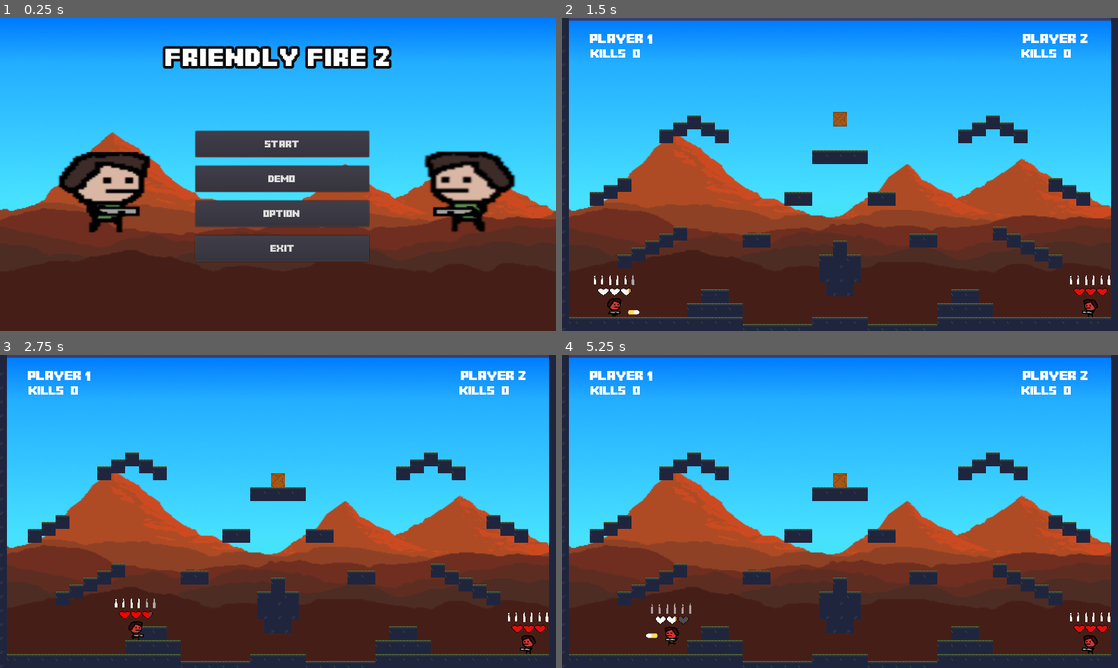
Above: before the commit, frames 1-4 (two rows, left to right).
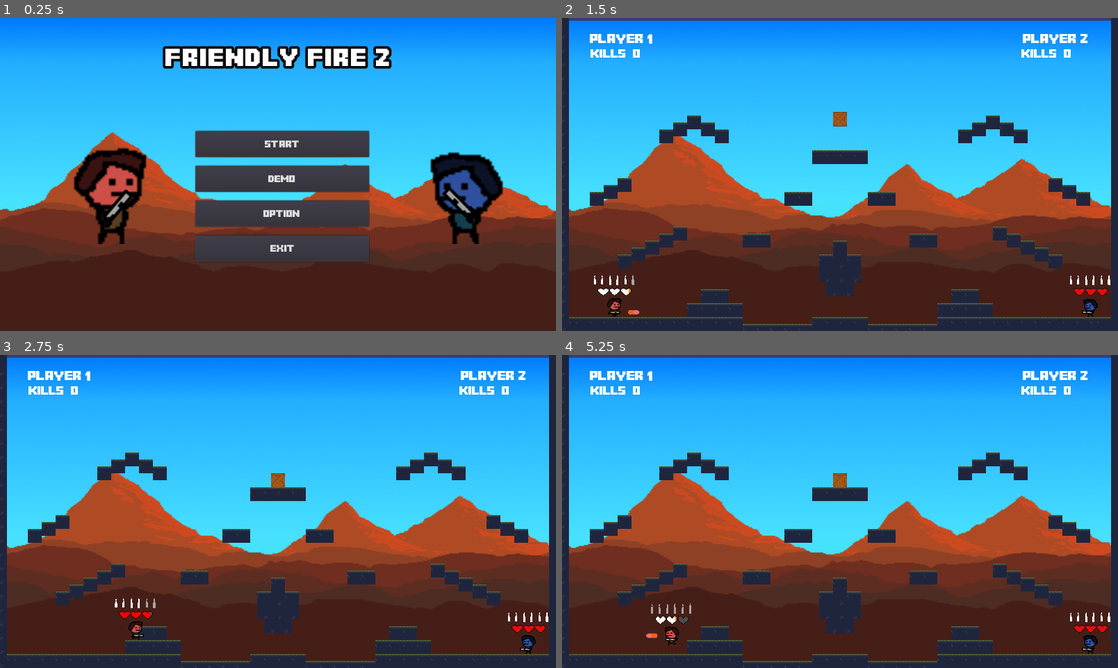
Above: after the commit, the same moments.

Repository: Toefge/InteraktiveSysteme
Game: Godot game, scene res://Menu/Menu.tscn
The game is run twice, just before and just after one commit, with the same random seed, the same clock (stepped at 60 frames per second) and the same inputs.
Inputs (mouse positions are in pixels of both pictures, inside the frame that each line leads up to):
- Up to frame 1 (0.25 s): no input
- Up to frame 2 (1.5 s): click "Start" at 0.5 s; move the mouse to (962, 158) at 1.27 s; hold D (right) from 1.28 s (still down); tap Space (fire) at 1.35 s
- Up to frame 3 (2.75 s): keep holding D (right); tap W (up) at 1.52, 2.27 s; move the mouse to (166, 527) at 2.02 s; tap Space (fire) at 2.1 s
- Up to frame 4 (5.25 s): move the mouse to (895, 442) at 2.77 s; release D (right) at 2.78 s; hold A (left) 2.78-3.53 s; tap Space (fire) every 0.75 s from 2.85 to 5.1 s; move the mouse to (812, 574) at 3.52 s; hold D (right) 3.53-5.03 s; tap W (up) at 3.77, 4.52 s; move the mouse to (1006, 558) at 4.27 s; move the mouse to (673, 464) at 5.02 s; hold A (left) from 5.03 s (still down)

The runs differ from the first frame. In frame 1, 5.4% of the frame differs, in the area x 10-93%, y 41-73%; in frame 2, less than 0.1%; in frame 3, less than 0.1%; in frame 4, less than 0.1%.

Commit message:
Lustiges Menue :D

Diff:
--- a/MainGame/mainGame.tscn
+++ b/MainGame/mainGame.tscn
@@ -622,7 +622,9 @@
 tile_data = PoolIntArray( -65497, 19, 0, -65496, 19, 0, -65495, 19, 0, 65535, 7, 0, 1, 20, 0, 2, 20, 0, 3, 20, 0, 4, 20 …(2947 unchanged characters)…
 
 [node name="player1" parent="." instance=ExtResource( 3 )]
+self_modulate = Color( 0.566406, 0.18364, 0.18364, 1 )
 position = Vector2( 60, 672 )
+color = Color( 0.937255, 0.431373, 0.431373, 1 )
 
 [node name="player2" parent="." instance=ExtResource( 3 )]
 position = Vector2( 1216, 672 )
@@ -631,6 +633,7 @@
 up = "ui_up"
 shoot = "fire02"
 orientationLeft = true
+color = Color( 0.215686, 0.439216, 0.964706, 1 )
 
 [node name="MaxWalljumpHeight" type="Position2D" parent="."]
 position = Vector2( 0, 250 )
--- /dev/null
+++ b/Menu/Gun.gd
@@ -0,0 +1,16 @@
+extends Sprite
+
+
+# Declare member variables here. Examples:
+# var a = 2
+# var b = "text"
+
+
+# Called when the node enters the scene tree for the first time.
+func _ready():
+	pass # Replace with function body.
+
+
+# Called every frame. 'delta' is the elapsed time since the previous frame.
+#func _process(delta):
+#	pass
--- /dev/null
+++ b/Menu/GunLookAt.gd
@@ -0,0 +1,16 @@
+extends Sprite
+
+
+# Declare member variables here. Examples:
+# var a = 2
+# var b = "text"
+
+
+# Called when the node enters the scene tree for the first time.
+func _ready():
+	pass # Replace with function body.
+
+
+# Called every frame. 'delta' is the elapsed time since the previous frame.
+func _process(delta):
+	look_at(Vector2(get_node("/root/Menu/TextureRect2").margin_right/2, get_global_mouse_position().y))
--- a/Menu/Menu.tscn
+++ b/Menu/Menu.tscn
@@ -1,8 +1,14 @@
-[gd_scene load_steps=12 format=2]
+[gd_scene load_steps=25 format=2]
 
 [ext_resource path="res://Menu/Menu.gd" type="Script" id=1]
-[ext_resource path="res://assets/backgroundMountainsDay.PNG" type="Texture" id=2]
+[ext_resource path="res://assets/back.PNG" type="Texture" id=2]
 [ext_resource path="res://Menu/Path to Lake Land.ogg" type="AudioStream" id=3]
+[ext_resource path="res://assets/sPlayer.png" type="Texture" id=4]
+[ext_resource path="res://assets/sPlayer_r_strip4.png" type="Texture" id=5]
+[ext_resource path="res://assets/sPlayer_a_strip2.png" type="Texture" id=6]
+[ext_resource path="res://assets/sPlayer2.png" type="Texture" id=7]
+[ext_resource path="res://Menu/GunLookAt.gd" type="Script" id=8]
+[ext_resource path="res://assets/sGun.png" type="Texture" id=9]
 
 [sub_resource type="DynamicFontData" id=1]
 font_path = "res://assets/MinecraftTitle.ttf"
@@ -35,6 +41,54 @@
 [sub_resource type="DynamicFont" id=8]
 size = 21
 font_data = SubResource( 7 )
+
+[sub_resource type="AtlasTexture" id=9]
+flags = 4
+atlas = ExtResource( 5 )
+region = Rect2( 0, 0, 48, 48 )
+
+[sub_resource type="AtlasTexture" id=10]
+flags = 4
+atlas = ExtResource( 5 )
+region = Rect2( 48, 0, 48, 48 )
+
+[sub_resource type="AtlasTexture" id=11]
+flags = 4
+atlas = ExtResource( 5 )
+region = Rect2( 96, 0, 48, 48 )
+
+[sub_resource type="AtlasTexture" id=12]
+flags = 4
+atlas = ExtResource( 5 )
+region = Rect2( 144, 0, 48, 48 )
+
+[sub_resource type="AtlasTexture" id=13]
+flags = 4
+atlas = ExtResource( 6 )
+region = Rect2( 0, 0, 48, 48 )
+
+[sub_resource type="AtlasTexture" id=14]
+flags = 4
+atlas = ExtResource( 6 )
+region = Rect2( 48, 0, 48, 48 )
+
+[sub_resource type="SpriteFrames" id=15]
+animations = [ {
+"frames": [ ExtResource( 7 ), ExtResource( 4 ) ],
+"loop": true,
+"name": "idle",
+"speed": 1.0
+}, {
+"frames": [ SubResource( 9 ), SubResource( 10 ), SubResource( 11 ), SubResource( 12 ) ],
+"loop": true,
+"name": "run",
+"speed": 14.0
+}, {
+"frames": [ SubResource( 13 ), SubResource( 14 ) ],
+"loop": true,
+"name": "jump",
+"speed": 1.0
+} ]
 
 [node name="Menu" type="Control"]
 anchor_right = 1.0
@@ -142,6 +196,43 @@
 volume_db = -15.241
 autoplay = true
 
+[node name="Player1" type="AnimatedSprite" parent="."]
+modulate = Color( 0.937255, 0.431373, 0.431373, 1 )
+light_mask = 3
+position = Vector2( 256, 400 )
+scale = Vector2( 5, 5 )
+frames = SubResource( 15 )
+animation = "idle"
+frame = 1
+playing = true
+
+[node name="Player2" type="AnimatedSprite" parent="."]
+modulate = Color( 0.215686, 0.439216, 0.964706, 1 )
+light_mask = 3
+position = Vector2( 1072, 400 )
+scale = Vector2( 5, 5 )
+frames = SubResource( 15 )
+animation = "idle"
+playing = true
+flip_h = true
+
+[node name="Gun" type="Sprite" parent="."]
+position = Vector2( 248, 464 )
+scale = Vector2( 3.5, 3.5 )
+texture = ExtResource( 9 )
+centered = false
+offset = Vector2( -5, -5 )
+script = ExtResource( 8 )
+
+[node name="Gun2" type="Sprite" parent="."]
+position = Vector2( 1096, 464 )
+scale = Vector2( 3.5, 3.5 )
+texture = ExtResource( 9 )
+centered = false
+offset = Vector2( 0, -5 )
+flip_v = true
+script = ExtResource( 8 )
+
 [connection signal="pressed" from="ButtonStart" to="." method="_on_ButtonStart_pressed"]
 [connection signal="pressed" from="ButtonOption" to="." method="_on_ButtonOption_pressed"]
 [connection signal="pressed" from="ButtonDemo" to="." method="_on_ButtonDemo_pressed"]
--- a/playerMechanics/GunScript.gd
+++ b/playerMechanics/GunScript.gd
@@ -42,6 +42,7 @@
 
 		if Input.is_action_pressed(shoot) and can_fire:
 			var bullet_instance = bullet.instance()
+			bullet_instance.modulate = bulletColor
 			bullet_instance.rotation = rotation
 			bullet_instance.global_position = $muzzle.global_position
 			get_parent().add_child(bullet_instance)
--- a/playerMechanics/playerMechanics.tscn
+++ b/playerMechanics/playerMechanics.tscn
@@ -91,7 +91,7 @@
 [node name="RigidBody2D" type="RigidBody2D" parent="."]
 
 [node name="AnimatedSprite" type="AnimatedSprite" parent="."]
-modulate = Color( 0.941176, 0.309804, 0.309804, 1 )
+light_mask = 3
 position = Vector2( 0.629982, -8.2301 )
 frames = SubResource( 8 )
 animation = "idle"
--- a/playerMechanics/playerScript.gd
+++ b/playerMechanics/playerScript.gd
@@ -20,6 +20,7 @@
 export var up = "up"
 export var shoot = "fire"
 export var orientationLeft = false
+export var color = Color('#f04f4f')
 
 #Hp
 export (float) var max_health = 100;
@@ -38,7 +39,10 @@
 	$Gun.shoot = shoot
 	$Gun.left = left
 	$Gun.right = right
-	$Gun.bulletColor = Color.blue
+	$Gun.bulletColor = color
+	$AnimatedSprite.modulate = color
+	$DeadPlayer.modulate = color
+
 
 
 func _physics_process(delta):
Not shown: 4 places in playerMechanics/playerMechanics.tscn that only renumber resources
